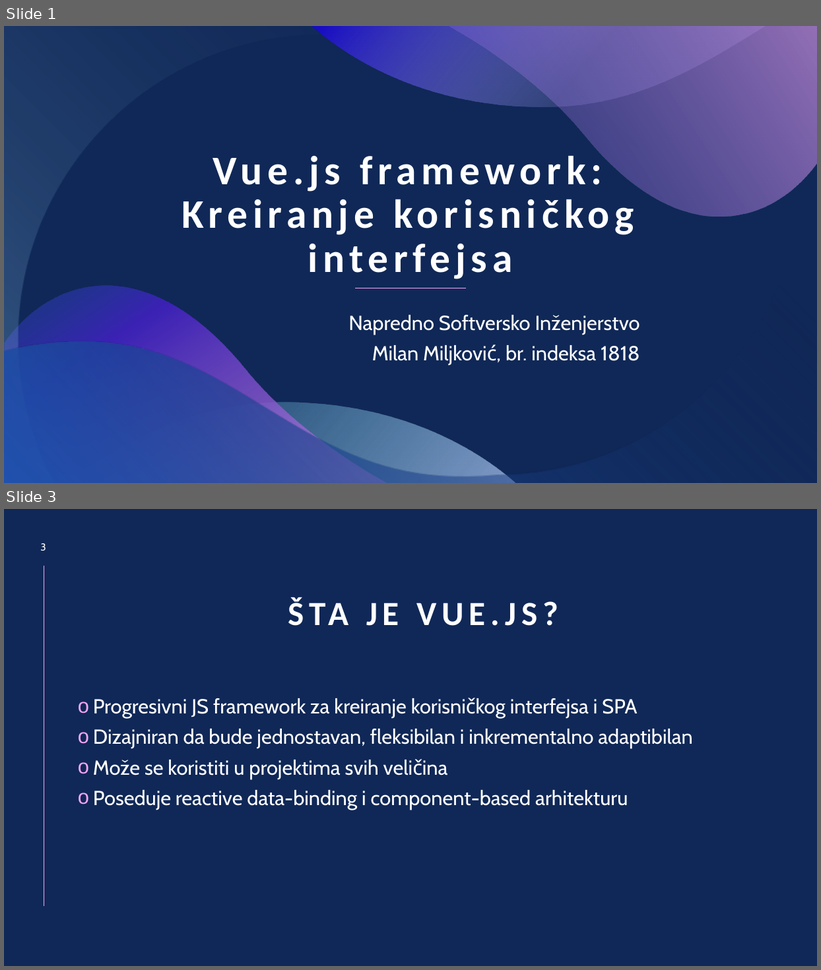
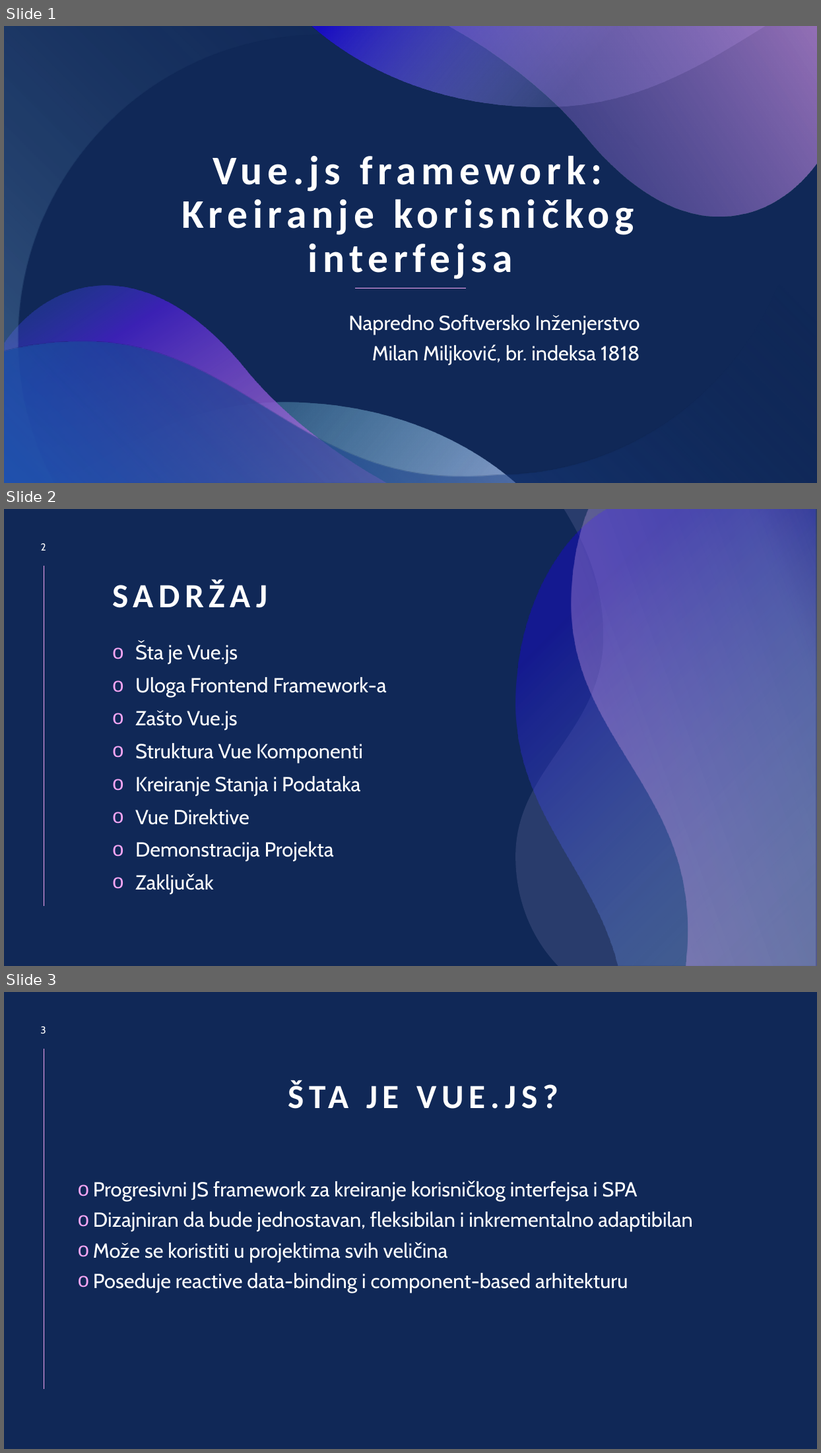
Before and after one commit to Wibesss/VueJobs, a slide deck: Vue.js Prezentacija.pptx. Shown one above the other, each under a label of ours: slides 1 and 3 before the commit, slides 1, 2 and 3 after it; the slides between them are not shown. The pictures are 821x970 and 821x1453 pixels, drawn with LibreOffice and Linux fonts; fonts in the diff are those of the drawing. Boxes give left, top, right and bottom in pixels: in the first picture for what was removed or moved away, otherwise in the second. Text is boxed around its words. In the diff, an @@ line names an element or a change of style, - is before the commit and + after.

```diff
--- a/Vue.js Prezentacija.pptx
+++ b/Vue.js Prezentacija.pptx
@@ slide 2 added at [4, 509, 817, 966], background #102857; not listed: 1 template element that a slide beside it also shows @@
@@ freeform shape added at [516, 509, 817, 966], fill #C3B9F2 at 14% opacity @@
@@ freeform shape added at [516, 509, 816, 966], fill gradient #92CDF0 to #180DC2 @@
@@ freeform shape added at [572, 509, 817, 966], fill gradient #F6A6F4 to #C3B9F2 @@
@@ page number added at [41, 543, 46, 551], 12 pt, text #FFFFFF @@
+2
@@ title added at [112, 580, 267, 608], 40 pt, text #FFFFFF, bold @@
+SADRŽAJ
@@ text added at [135, 642, 387, 861], 24 pt, text #FFFFFF @@
+o Šta je Vue.js
+o Uloga Frontend Framework-a
+o Zašto Vue.js
+o Struktura Vue Komponenti
+o Kreiranje Stanja i Podataka
+o Vue Direktive
+o Demonstracija Projekta
+o Zaključak
```
Also in this commit, not shown: 2 slides changed, 1 slide removed.
